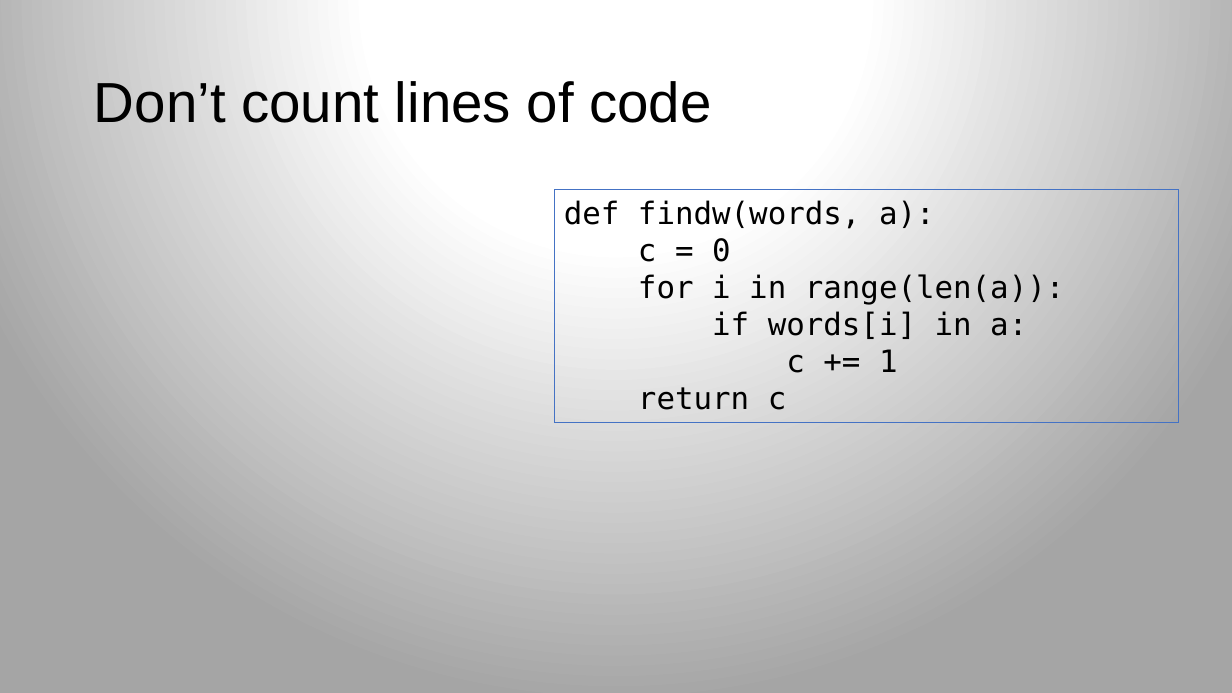
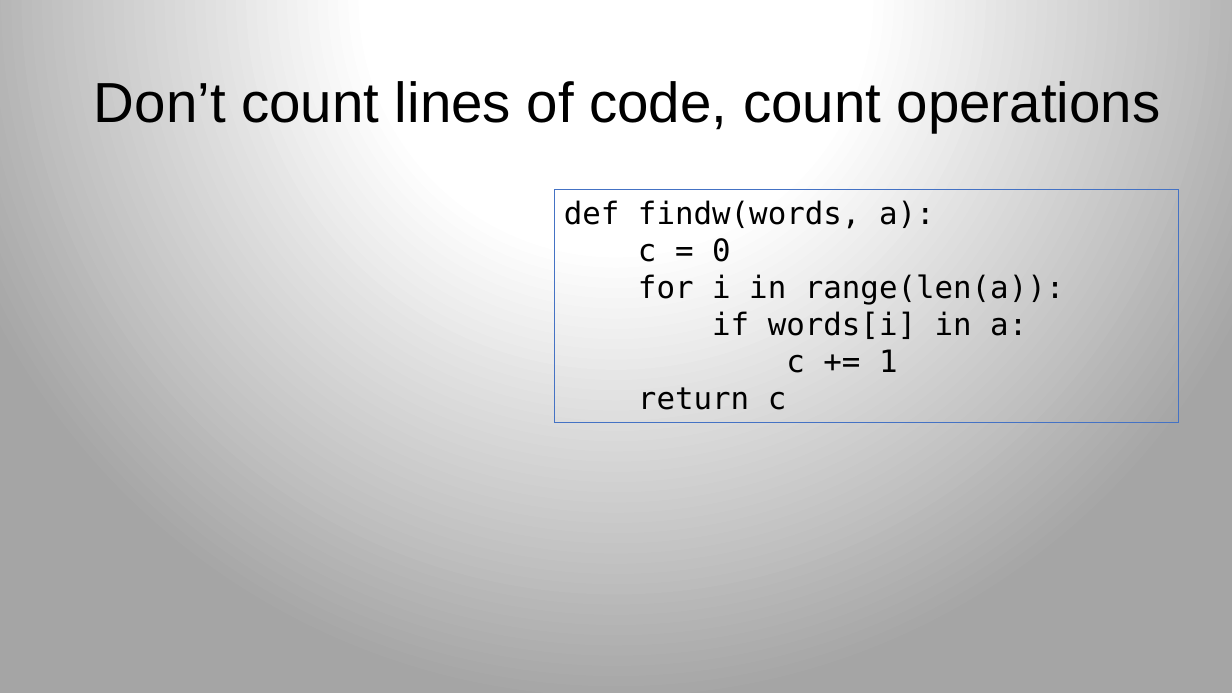
Before and after one commit to parrt/msds689, a slide deck: slide 15 of notes/complexity.pptx. Drawn at 1232x693 pixels with LibreOffice and Linux fonts; fonts in the diff are those of the drawing; grey boxes stand for pictures; background and template pictures are left out. Boxes give left, top, right and bottom in pixels: in the first picture for what was removed or moved away, otherwise in the second. Text is boxed around its words. In the diff, an @@ line names an element or a change of style, - is before the commit and + after.

```diff
--- a/notes/complexity.pptx
+++ b/notes/complexity.pptx
@@ title at (x1=94, y1=81, x2=1161, y2=132): text changed @@
-Don’t count lines of code
+Don’t count lines of code, count operations
```
Also in this commit, not shown: 4 other slides changed, 6 slides added, 3 other files.
